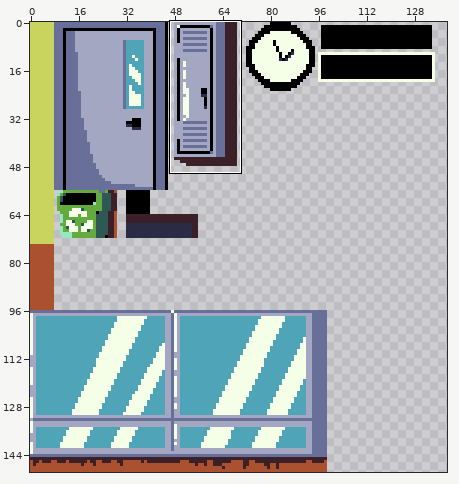
Sprite sheet -- Project/Content/Sprites/tilemap.png. The picture above shows the old version from afar; the outline marks the close-up.
Close-up. Before the commit:
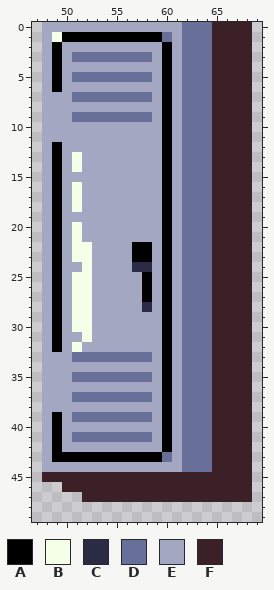
The file is 150x150 pixels. Shown: x 47..69, y 0..49. The wide view leaves out empty margins. The commit also changed other parts of the picture, which this record leaves out.
Palette (. is transparent): A #000000  B #f5ffe8  C #2b2b45  D #686f99  E #a3a7c2  F #3b2027
Now the later version:
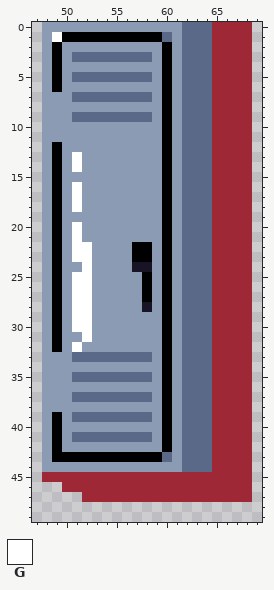
Colours new in this view: G #ffffff
Diff:
@@ palette @@
-C #2b2b45
+C #181425
-D #686f99
+D #5a6988
-E #a3a7c2
+E #8b9bb4
-F #3b2027
+F #9e2835
@@ x 47..51 @@
  0 .EEEE
- 1 .EBAA
+ 1 .EGAA
  2 .EAEE
@@ x 49..54 @@
 12 AEEEEE
-13 AEBEEE
-14 AEBEEE
+13 AEGEEE
+14 AEGEEE
 15 AEEEEE
-16 AEBEEE
-17 AEBEEE
-18 AEBEEE
+16 AEGEEE
+17 AEGEEE
+18 AEGEEE
 19 AEEEEE
-20 AEBEEE
-21 AEBEEE
-22 AEBBEE
-23 AEBBEE
-24 AEEBEE
-25 AEBBEE
-26 AEBBEE
-27 AEBBEE
-28 AEBBEE
-29 AEBBEE
-30 AEBBEE
-31 AEEBEE
-32 AEBEEE
+20 AEGEEE
+21 AEGEEE
+22 AEGGEE
+23 AEGGEE
+24 AEEGEE
+25 AEGGEE
+26 AEGGEE
+27 AEGGEE
+28 AEGGEE
+29 AEGGEE
+30 AEGGEE
+31 AEEGEE
+32 AEGEEE
 33 EEDDDD
